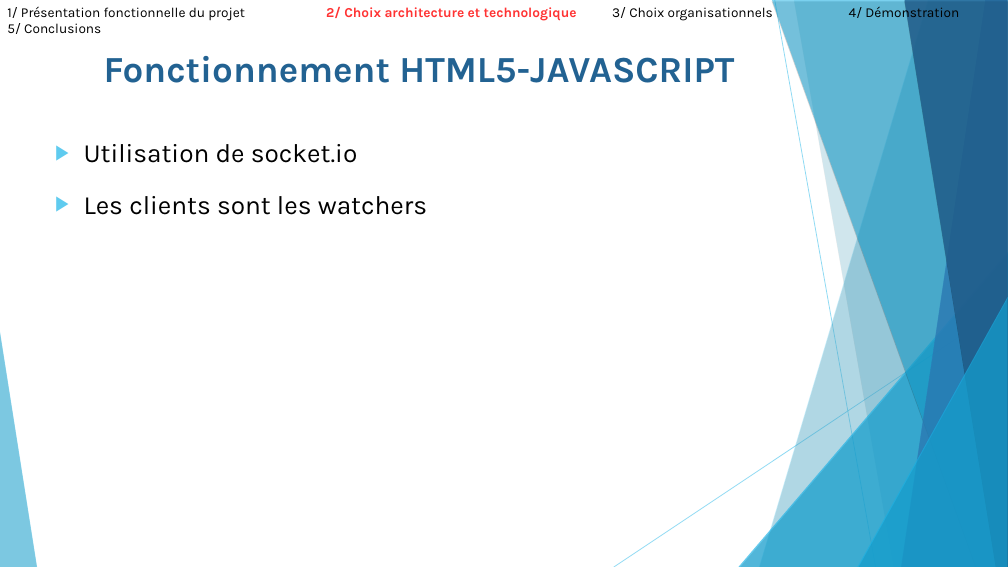
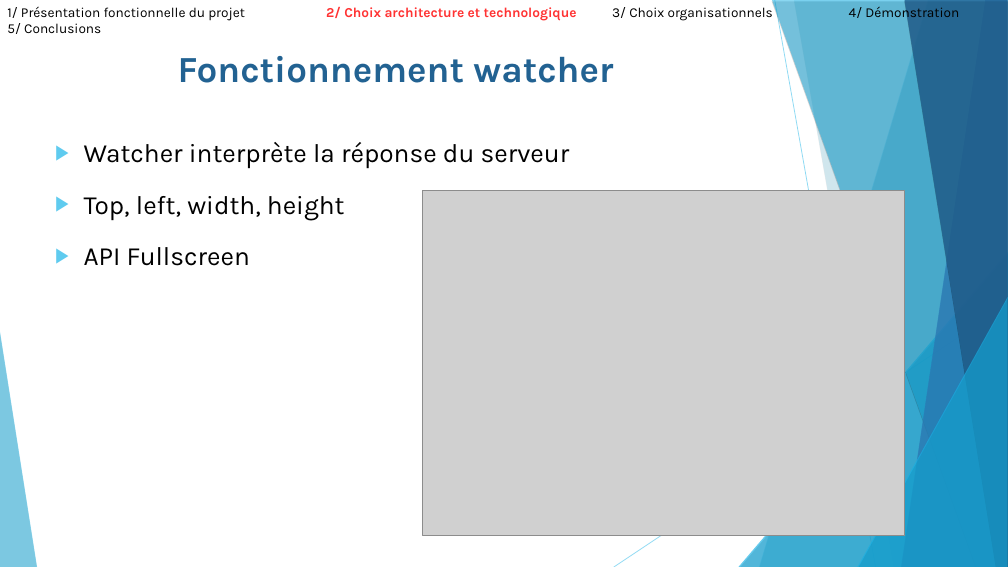
Before and after one commit to ComeBurguburu/AmbianceShowRoom, a slide deck: slide 15 of docs/Presentation orale.odp (slide 14 before the commit). Drawn at 1008x567 pixels with LibreOffice and Linux fonts; fonts in the diff are those of the drawing; grey boxes stand for pictures. Boxes give left, top, right and bottom in pixels: in the first picture for what was removed or moved away, otherwise in the second. Text is boxed around its words. In the diff, an @@ line names an element or a change of style, - is before the commit and + after.

```diff
--- a/docs/Presentation orale.odp
+++ b/docs/Presentation orale.odp
@@ text at (x1=84, y1=56, x2=613, y2=266): text changed @@
-Fonctionnement HTML5-JAVASCRIPT
-▶ Utilisation de socket.io
-▶ Les clients sont les watchers
+Fonctionnement watcher
+▶ Watcher interprète la réponse du serveur
+▶ Top, left, width, height
+▶ API Fullscreen
@@ picture added at (x1=423, y1=191, x2=905, y2=536) @@
```
Also in this commit, not shown: 9 other slides changed, 2 slides added, 11 other files.
